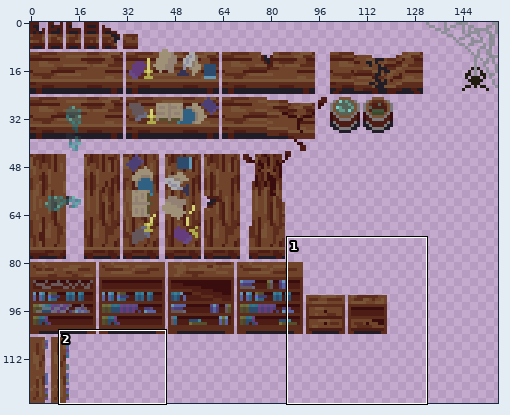
Sprite sheet -- src/01_assets/08_Items/Furniture.png. The picture above shows the old version from afar; the outline marks the close-up.
Close-up. As it was:
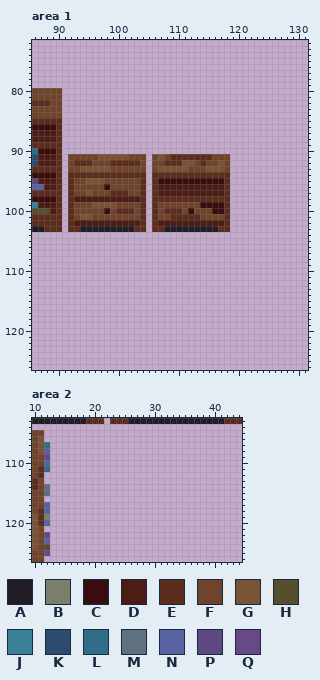
The file is 156x127 pixels. Colours within 5 levels of each other are drawn and written as one. Shown: area 1: x 86..131, y 72..126; area 2: x 10..44, y 103..126.
Palette (. is transparent): A #1d1a24fa  B #7b7e6b  C #390c0e  D #4c1c15  E #5c2c1d  F #6f442b  G #795335  H #564f2d  J #3a8195  K #2d4c6d  L #306d88  M #5f707f  N #5963a2  P #5d487f  Q #674986
Pixels before, area 1 (only the part around the change), first column x 86:
 72 ..............................................
 73 ..............................................
 74 ..............................................
 75 ..............................................
 76 ..............................................
 77 ..............................................
 78 ..............................................
 79 ..............................................
 80 FFFFF.........................................
 81 FFFFF.........................................
 82 EEEFF.........................................
 83 FFFFF.........................................
 84 FFFFF.........................................
 85 EEEEE.........................................
 86 CCCCE.........................................
 87 DDDDE.........................................
 88 DDDDE.........................................
 89 EEEEE.........................................
 90 LCCCE.........................................
 91 KDDDE.FFFFFGGGGGFFF.FGFEEEEEEEFFF.............
 92 KDDDE.FEEEFFFEEEEEF.FFEEEGGFEFFGF.............
 93 EEEEE.FFGGGGGFFFFFF.FGGGGGFFFGGGF.............
 94 CCCCE.EEEEEEEEEEEEE.EEEEEEEEEEEEE.............
 95 PDDDE.EFFGGGFFFFFFE.ECCCCCCCCCCCE.............
 96 NNDDE.EFFFFFCFFFFFE.EDDDDDDDDDDDE.............
 97 EEEEE.EFFGFFFEEEFFE.EDDDDDDDDDDDE.............
 98 CCCCE.EDDDDDDDDDDDE.EEEEEEEEEEEEE.............
 99 JDDDE.EFFFGGGGFFFFE.EFFFFFFFCCCCE.............
100 HHHDE.EFFFFFCFEEEFE.EFEEEFCFFFCCE.............
101 EEEEE.EFGGFFFFFFFFE.EFFEEEEEFFFFE.............
102 EEEEE.EDDDDDDDDDDDE.EDDDDDDDDDDDE.............
103 AAEEE.EEAAAAAAAAAEE.EEAAAAAAAAAEE.............
104 ..............................................
105 ..............................................
106 ..............................................
107 ..............................................
108 ..............................................
109 ..............................................
110 ..............................................
111 ..............................................
112 ..............................................
113 ..............................................
114 ..............................................
115 ..............................................
116 ..............................................
117 ..............................................
118 ..............................................
119 ..............................................
120 ..............................................
121 ..............................................
122 ..............................................
123 ..............................................
124 ..............................................
125 ..............................................
126 ..............................................
Pixels before, area 2, first column x 10:
103 AAAAAAAAAEEE.EEEAAAAAAAAAAAAAAAAEEE
104 ...................................
105 FF.................................
106 FG.................................
107 FGL................................
108 FGN................................
109 FFQ................................
110 FFN................................
111 FEL................................
112 FE.................................
113 EF.................................
114 EFM................................
115 FFM................................
116 FF.................................
117 FFN................................
118 FEN................................
119 GEB................................
120 GEN................................
121 GF.................................
122 GFQ................................
123 GFN................................
124 GFH................................
125 FFQ................................
126 FF.................................
Now the later version:
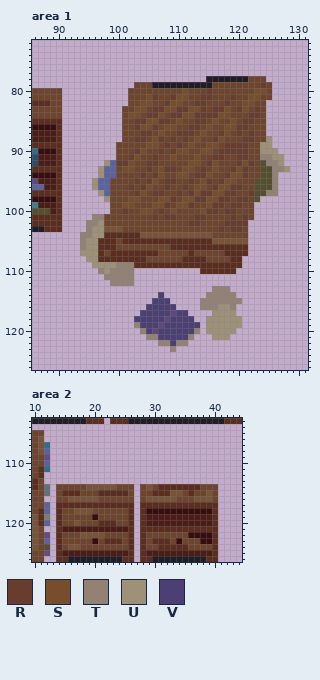
Colours new in this view: R #693d2d  S #784d2b  T #938273  U #9f9078  V #4b3f75
The edit:
Changed rows in their new state; - is an unchanged pixel.
Area 1:
first column x 92:
 78 -----------------------AAAAAAAFFF----
 79 -----------FFFAAAAAAAAAAFFFFFFFFRF---
 80 ----------FFFFFFFFFSFFFRFFFFFFFSSF---
 81 ----------FFFSRFFRSSFFRRFFFRFFSSFF---
 82 ----------FFSSFFRSSFFRRFFFRFFSSFF----
 83 ---------FFSSFRRSSRRSSRFRRSFRSFRF----
 84 ---------FSSFRRSFRRSSRRRRSSFFFRRF----
 85 ---------FFRRSSRRFSFFRRFSFFSFRRFF----
 86 ---------FFRSSRFSSFFRRFSFFSSRRFFF----
 87 ---------FFFRRFSFFRRRFSFFRSFRFRFF----
 88 ---------FFRRFSRFRFRFSFFRSFFFRRFFU---
 89 --------FFFFFSSFRFRFSFFSSFRRRRFFUU---
 90 --------FFFRSFFRFRSSFFSSFRRRRRFFUUU--
 91 ........FFRS-FRF-SFFFSFFRR-FRRFFTTUU-
 92 ......UNRRSF-RR-FFFFSSFRSF-FRSRFHTTU-
 93 .....UNN-SS--R-SRRFSS-RFSF-RSRFFHHTTU
 94 .....UNNFFFFRFRSFFSSFRRSFFRSSRFFHHT--
 95 ....UNN----RFRSFRRFFRFSRFRSSFFFHHHT--
 96 ....UNN---R-RSFFRFFRFSSFRSSRRFFHHHT--
 97 .....UNFFF-RSFRRFFRFRSRRSSRRFFRHHTT--
 98 ......UFFFSSFFFSSRFSSRRSSRRFRRFH-----
 99 .......F-SS-FFSSR-SSR-FSRRFRRFF------
100 .......-FRF-SSFRFSF-F-SRRFRRFFF------
101 ....TT------FFR-RRFFFRR---FRFRF------
102 ...TTUFFFFFFFFFFFFFFRRFFFFRRRR-------
103 ...TUUGGGFFFFFFFFFFFFFFFFRFRRF-------
104 --TTUUEEEEEEGGGGGGGGGGGGFFFFFF-------
105 --TUUEEEFEEEEEEEEEEEEEEEGGGGGG-------
106 --TUUEEEFFFFFFFFFEEEEEEEEEEEEE-------
107 --UUUEFEEEEEEEEFFFFFEFFFFFEEEE-------
108 ---UUEEEEEEEEFFFFFFEEEEFFFFEE--------
109 ----UUUUTTTEEEEEEEEEEEEEEEEEE--------
110 -----TUTTTT-----------EEEEEE---------
111 ------TTTTT--------------------------
112 -------TTTT--------------------------
113 ------------------------TTT----------
114 ---------------V-------TTTTT---------
115 --------------VVV-----TTTTTTT--------
116 -------------VVVVV----TTTUUT---------
117 ------------VVVVVPVV----UUUU---------
118 -----------VVVVVPVVVV--UUUUUU--------
119 -----------TVVVPVVVVVV-UUUUUU--------
120 ------------TVPVVVVVVT-UUUUU---------
121 -------------TTVVVVVT---UUU----------
122 ---------------TTVTT-----------------
123 -----------------T-------------------
Area 2:
first column x 14:
114 FFFFFGGGGGFFF-FGFEEEEEEEFFF
115 FEEEFFFEEEEEF-FFEEEGGFEFFGF
116 FFGGGGGFFFFFF-FGGGGGFFFGGGF
117 EEEEEEEEEEEEE-EEEEEEEEEEEEE
118 EFFGGGFFFFFFE-ECCCCCCCCCCCE
119 EFFFFFCFFFFFE-EDDDDDDDDDDDE
120 EFFGFFFEEEFFE-EDDDDDDDDDDDE
121 EDDDDDDDDDDDE-EEEEEEEEEEEEE
122 EFFFGGGGFFFFE-EFFFFFFFCCCCE
123 EFFFFFCFEEEFE-EFEEEFCFFFCCE
124 EFGGFFFFFFFFE-EFFEEEEEFFFFE
125 EDDDDDDDDDDDE-EDDDDDDDDDDDE
126 EEAAAAAAAAAEE-EEAAAAAAAAAEE
Where, in picture pixels (left, top, right, bottom), the same in both close-ups:
changed: (68, 76, 290, 352)
added: (56, 484, 218, 562)
